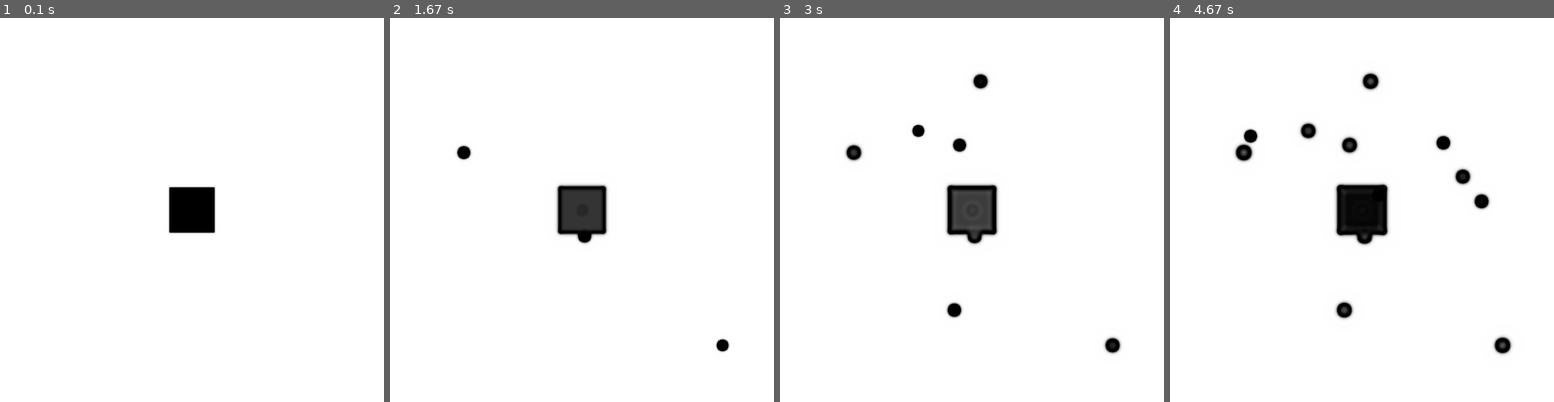
Above: before the commit, frames 1-4 (left to right).
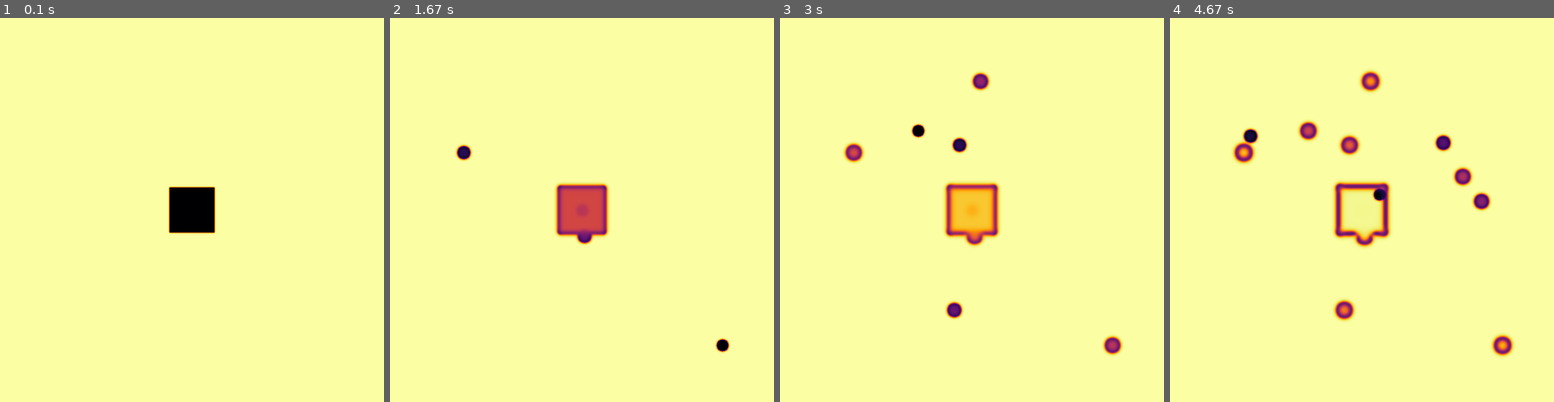
Above: after the commit, the same moments.

Repository: The-Real-DonaldTrump/ITMO_Turing
Game: pygame game, started from Turing/fluctuation.py
The game is run twice, just before and just after one commit, with the same random seed, the same clock (stepped at 60 frames per second) and the same inputs.
Inputs (mouse positions are in pixels of both pictures, inside the frame that each line leads up to):
- Up to frame 1 (0.1 s): no input
- Up to frame 2 (1.67 s): click (582, 210) at 0.38 s; click (585, 236) at 0.72 s; click (462, 152) at 1.05 s; click (724, 344) at 1.38 s
- Up to frame 3 (3 s): click (979, 79) at 1.72 s; click (952, 309) at 2.05 s; click (960, 144) at 2.38 s; click (918, 129) at 2.72 s
- Up to frame 4 (4.67 s): click (1461, 175) at 3.05 s; click (1481, 202) at 3.38 s; click (1442, 140) at 3.72 s; click (1250, 137) at 4.05 s; click (1377, 194) at 4.38 s

The runs differ from the first frame. In frame 1, 99% of the frame differs, in the area x 0-100%, y 0-100%; in frame 2, 100%; in frame 3, 100%; in frame 4, 100%.

Commit message:
Update fluctuation.py

Diff:
--- a/Turing/fluctuation.py
+++ b/Turing/fluctuation.py
@@ -2,8 +2,9 @@
 import numpy as np
 import pygame
 import sys
+import matplotlib.cm as cm
 
-# Вычисление лаплассиана с 9-точечным шаблоном
+# Вычисление лаплассиана (9-точечная схема)
 def laplacian(Z):
     return (
         -20 * Z +
@@ -20,17 +21,18 @@
     U[:, -1] = U[:, -2]
 
 if __name__ == '__main__':
-    parser = argparse.ArgumentParser(description="Gray-Scott Turing Patterns (CPU + Pygame)")
+    parser = argparse.ArgumentParser(description="Gray-Scott Turing Patterns (Color + Click Perturbation)")
     parser.add_argument('--width',  type=int,   default=512, help='grid width')
     parser.add_argument('--height', type=int,   default=512, help='grid height')
     parser.add_argument('--Du',     type=float, default=0.16, help='diffusion rate U')
     parser.add_argument('--Dv',     type=float, default=0.08, help='diffusion rate V')
-    parser.add_argument('--F',      type=float, default=0.062, help='feed rate')
+    parser.add_argument('--F',      type=float, default=0.035, help='feed rate')
     parser.add_argument('--K',      type=float, default=0.060, help='kill rate')
     parser.add_argument('--dt',     type=float, default=1.0, help='time step')
     parser.add_argument('--scale',  type=int,   default=1,   help='pixel scale')
     parser.add_argument('--fps',    type=int,   default=30,  help='frames per second')
     parser.add_argument('--steps',  type=int,   default=1,   help='simulation steps per frame')
+    parser.add_argument('--colormap', type=str, default='inferno', help='matplotlib colormap name')
     args = parser.parse_args()
 
     W, H = args.width, args.height
@@ -41,7 +43,7 @@
     U = np.ones((H, W), dtype=np.float32)
     V = np.zeros((H, W), dtype=np.float32)
 
-    # === Центральное пятно возмущения ===
+    # Центральное пятно
     r = 30
     cx, cy = W // 2, H // 2
     U[cy - r:cy + r, cx - r:cx + r] = 0.00
@@ -50,8 +52,11 @@
     # === Инициализация Pygame ===
     pygame.init()
     screen = pygame.display.set_mode((W * scale, H * scale))
-    pygame.display.set_caption("Gray-Scott Model — Click to perturb")
+    pygame.display.set_caption("Gray-Scott Model — Color + Mouse perturbation")
     clock = pygame.time.Clock()
+
+    # Получаем colormap из matplotlib
+    cmap = getattr(cm, args.colormap, cm.inferno)
 
     running = True
     while running:
@@ -59,12 +64,12 @@
             if event.type == pygame.QUIT:
                 running = False
 
-            # 🖱️ Реакция на клик мыши — добавить локальное возмущение
+            # 🖱️ Клик мыши — возмущение
             if event.type == pygame.MOUSEBUTTONDOWN:
                 mx, my = event.pos
                 mx //= scale
                 my //= scale
-                radius = 8  # радиус области возмущения
+                radius = 8
                 for dy in range(-radius, radius + 1):
                     for dx in range(-radius, radius + 1):
                         x = mx + dx
@@ -73,33 +78,38 @@
                             U[y, x] = np.clip(U[y, x] - 0.2, 0, 1)
                             V[y, x] = np.clip(V[y, x] + 0.3, 0, 1)
 
-        # 🔁 Модель Грея-Скотта (2-х этапный метод Эйлера)
+        # === Обновление модели ===
         for _ in range(args.steps):
             Lu1 = laplacian(U)
             Lv1 = laplacian(V)
-            UVV1 = U * V * V
-            dU1 = Du * Lu1 - UVV1 + F * (1 - U)
-            dV1 = Dv * Lv1 + UVV1 - (F + K) * V
+            UV2_1 = U * V * V
+            dU1 = Du * Lu1 - UV2_1 + F * (1 - U)
+            dV1 = Dv * Lv1 + UV2_1 - (F + K) * V
 
             U_temp = U + dt * dU1
             V_temp = V + dt * dV1
 
             Lu2 = laplacian(U_temp)
             Lv2 = laplacian(V_temp)
-            UVV2 = U_temp * V_temp * V_temp
-            dU2 = Du * Lu2 - UVV2 + F * (1 - U_temp)
-            dV2 = Dv * Lv2 + UVV2 - (F + K) * V_temp
+            UV2_2 = U_temp * V_temp * V_temp
+            dU2 = Du * Lu2 - UV2_2 + F * (1 - U_temp)
+            dV2 = Dv * Lv2 + UV2_2 - (F + K) * V_temp
 
             U += 0.5 * dt * (dU1 + dU2)
             V += 0.5 * dt * (dV1 + dV2)
+
             apply_neumann_boundary(U)
             apply_neumann_boundary(V)
             np.clip(U, 0, 1, out=U)
             np.clip(V, 0, 1, out=V)
 
+        # === Цветная визуализация: U - V через colormap ===
+        data = U - V
+        normalized = ((data - np.min(data)) / (np.ptp(data) + 1e-8))  # [0, 1]
+        color_image = cmap(normalized)[:, :, :3]  # удаляем альфа-канал
+        img_rgb = (color_image * 255).astype(np.uint8)
+
         # === Отображение
-        img = ((U - V) * 255).clip(0, 255).astype(np.uint8)
-        img_rgb = np.dstack([img] * 3)
         surf = pygame.surfarray.make_surface(img_rgb.swapaxes(0, 1))
         if scale != 1:
             surf = pygame.transform.scale(surf, (W * scale, H * scale))
